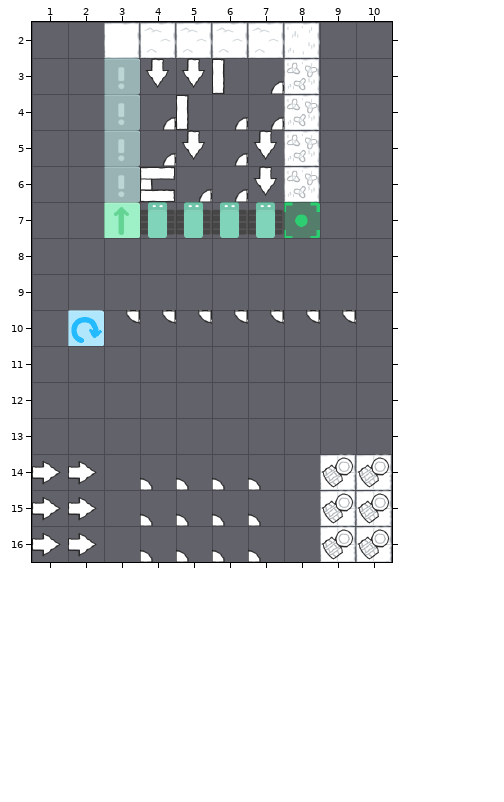
An edit to a level. Tiled map, android/assets/stages/queue_easy.tmx. This is how it looked before the edit.
Cells are 64x64 px. Shown: x 1..10, y 2..16.
After the commit:
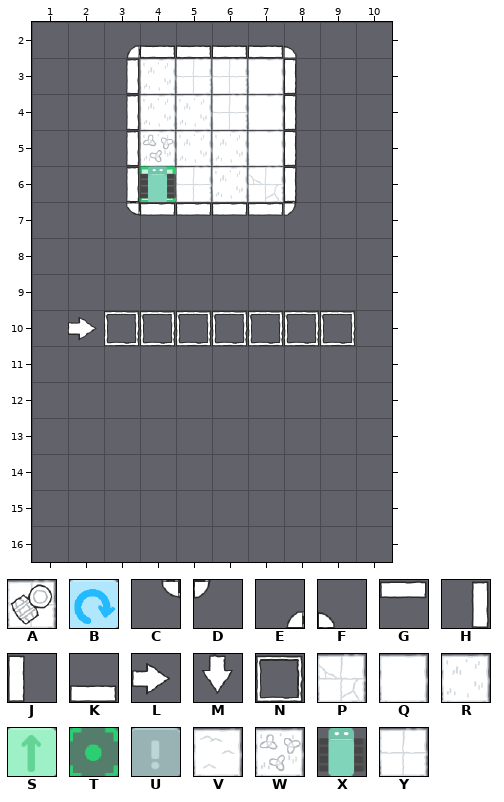
Key: from "tileset": A 0 "floor", B 1 "box", C 2 "wall", D 3 "wall", E 4 "wall", F 5 "wall", G 6 "wall", H 7 "wall", J 8 "wall", K 9 "wall", L 10 "button", M 12 "button", N 15 "control", P 17 "floor", Q 19 "floor", R 20 "floor", S 21 "box", T 22 "target", U 23 "box", V 24 "floor", W 25 "floor", X 26 "player", Y 30 "floor".
_ is an empty cell.
Tiles replaced or removed in this view: A, B, C, E, F, G, J, K, L, M, Q, R, S, T, U, V, W, X.
See-through tiles are keyed as they look on the map.
Edits made:
Changed rows in their new state; . is an unchanged cell.
Layer "walls":
first column x 3:
 2 EKKKKF
 3 H....J
 4 H....J
 5 H....J
 6 H....J
 7 CGGGGD
Layer "floor":
first column x 4:
 3 RYYQ
 4 RRYQ
 5 WRRQ
 6 PYRP
Layer "controls":
first column x 2:
10 LNNNNNNN
Layer "boxes" (removed):
first column x 1:
14 __.____.__
15 __.____.__
16 __.____.__
Layer "objects":
first column x 4:
 6 T
Layer "player":
first column x 4:
 6 X
Pixel boxes of the changes (left, top, right, bottom) in both pictures:
changed: (104, 22, 320, 238)
changed: (68, 310, 356, 346)
removed: (32, 461, 97, 557)
removed: (140, 477, 261, 562)
removed: (320, 454, 392, 562)
